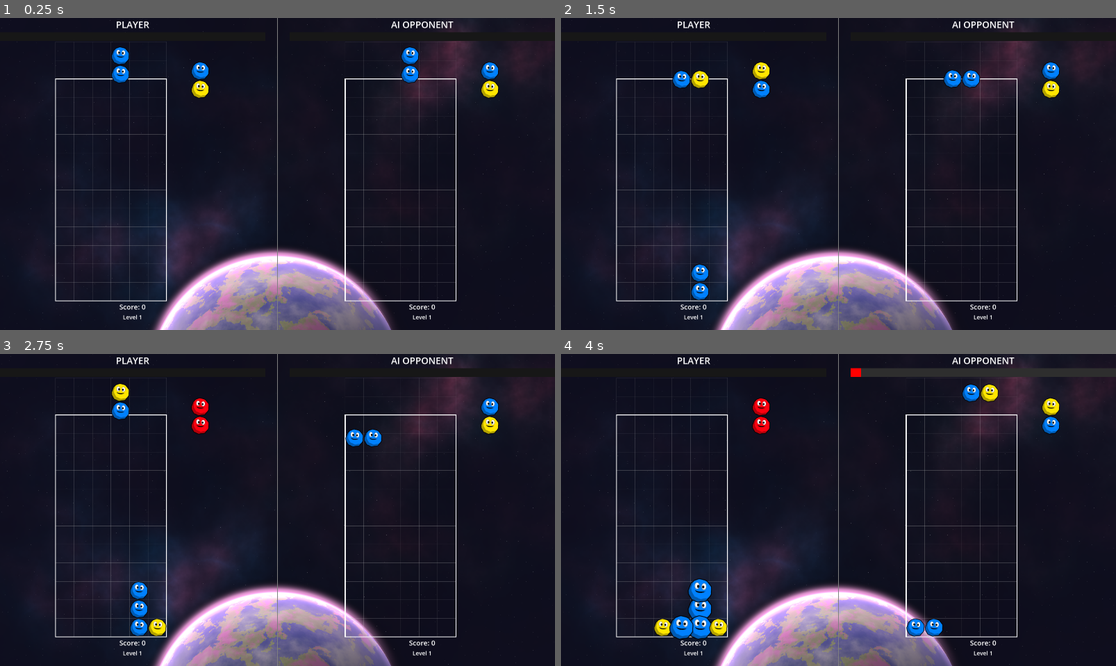
Above: before the commit, frames 1-4 (two rows, left to right).
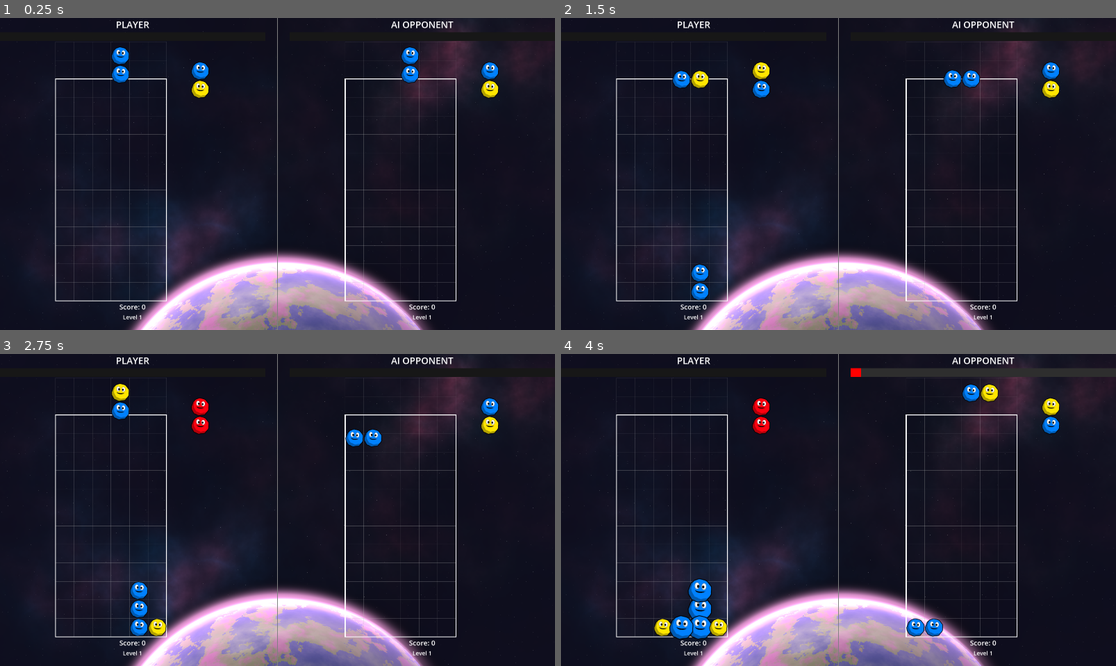
Above: after the commit, the same moments.

Repository: csmallfield/PuyoPuyo
Game: Godot game, scene res://scenes/VSMode.tscn
Two runs of this game, one before a commit and one after it. Both use one fixed random seed, a clock stepped at 60 frames per second and the inputs below. This scene is started directly instead of the project's main scene. The engine's default icon, where the game draws it, is replaced by a stand-in: a white triangle on a blue panel in a dark square.
Inputs (mouse positions are in pixels of both pictures, inside the frame that each line leads up to):
- Up to frame 1 (0.25 s): no input
- Up to frame 2 (1.5 s): move the mouse to (960, 158) at 0.52 s; hold Right (move_right) 0.53-1.28 s; hold Space (fast_drop) 0.53-1.28 s; move the mouse to (727, 189) at 1.27 s; hold Down (move_down) from 1.28 s (still down); tap Up (rotate_piece) at 1.35 s
- Up to frame 3 (2.75 s): move the mouse to (333, 441) at 2.02 s; release Down (move_down) at 2.03 s; hold Right (move_right) from 2.03 s (still down); hold Space (fast_drop) from 2.03 s (still down)
- Up to frame 4 (4 s): move the mouse to (810, 572) at 2.77 s; release Space (fast_drop) at 2.78 s; tap Up (rotate_piece) at 2.85 s; move the mouse to (1005, 556) at 3.52 s; release Right (move_right) at 3.53 s; hold Left (move_left) from 3.53 s (still down); hold Space (fast_drop) from 3.53 s (still down)

The runs differ from the first frame. In frame 1, 8.8% of the frame differs, in the area x 23-78%, y 73-100%; in frame 2, 8.8%; in frame 3, 8.8%; in frame 4, 8.6%.

Commit message:
Added more bomb modes
Added "all bombs" and "line and cross" modes. I tweaked the frequency a bit as well, bombs were too rare in VS mode.

Diff:
--- a/puyopuyo_prototype/scenes/VSMode.tscn
+++ b/puyopuyo_prototype/scenes/VSMode.tscn
@@ -447,8 +447,8 @@
 [node name="planet" type="ColorRect" parent="DynamicBG"]
 z_index = -4
 material = SubResource("ShaderMaterial_wdv0c")
-offset_left = 1461.0
-offset_top = 758.0
-offset_right = 2477.0
-offset_bottom = 1774.0
+offset_left = 1685.0
+offset_top = 753.0
+offset_right = 3111.0
+offset_bottom = 2179.0
 rotation = 1.56438
--- a/puyopuyo_prototype/scripts/GameState.gd
+++ b/puyopuyo_prototype/scripts/GameState.gd
@@ -34,7 +34,7 @@
 var bubble_color = Color.GRAY
 var bomb_color = Color.BLACK
 var bubble_spawn_chance = 0.15
-var bomb_spawn_chance = 0.02
+var bomb_spawn_chance = 0.05
 
 var allow_bubble_pieces = true
 
@@ -143,16 +143,59 @@
 func configure_single_player_mode():
 	allow_bubble_pieces = true
 	bubble_spawn_chance = 0.15
-	bomb_spawn_chance = 0.02
+	bomb_spawn_chance = 0.08
 	bomb_cooldown_pieces = 15
-	bomb_guarantee_pieces = 50
+	bomb_guarantee_pieces = 25
 
 func configure_vs_mode():
 	allow_bubble_pieces = false
 	bubble_spawn_chance = 0.0
-	bomb_spawn_chance = 0.05
-	bomb_cooldown_pieces = 10  # Faster bomb spawning in VS mode
-	bomb_guarantee_pieces = 30
+	bomb_spawn_chance = 0.15
+	bomb_cooldown_pieces = 12  # Faster bomb spawning in VS mode
+	bomb_guarantee_pieces = 20
+
+func set_bomb_mode(mode_index: int):
+	"""Set bomb mode based on cycle index (0-7)"""
+	match mode_index:
+		0:  # No Bombs
+			bomb_scenario = BombScenario.SINGLE
+			current_bomb_type = BombController.BombType.NONE
+		1:  # Color Bomb
+			bomb_scenario = BombScenario.SINGLE
+			current_bomb_type = BombController.BombType.NORMAL
+		2:  # Line Bomb
+			bomb_scenario = BombScenario.SINGLE
+			current_bomb_type = BombController.BombType.LINE
+		3:  # Time Bomb
+			bomb_scenario = BombScenario.SINGLE
+			current_bomb_type = BombController.BombType.TIME
+		4:  # Cross Bomb
+			bomb_scenario = BombScenario.SINGLE
+			current_bomb_type = BombController.BombType.CROSS
+		5:  # Area Bomb
+			bomb_scenario = BombScenario.SINGLE
+			current_bomb_type = BombController.BombType.AREA
+		6:  # All Bombs
+			bomb_scenario = BombScenario.ALL_BOMBS
+			current_bomb_type = BombController.BombType.NORMAL  # Fallback
+		7:  # Line & Cross
+			bomb_scenario = BombScenario.LINE_CROSS
+			current_bomb_type = BombController.BombType.LINE  # Fallback
+
+	print("Bomb mode set to: ", get_bomb_mode_name(mode_index))
+
+func get_bomb_mode_name(mode_index: int) -> String:
+	"""Get display name for bomb mode cycle"""
+	match mode_index:
+		0: return "No Bombs"
+		1: return "Color Bomb"
+		2: return "Line Bomb"
+		3: return "Time Bomb"
+		4: return "Cross Bomb"
+		5: return "Area Bomb"
+		6: return "All Bombs"
+		7: return "Line & Cross"
+		_: return "Unknown"
 
 func set_bomb_scenario(scenario: int):
 	"""Set the bomb scenario for the game session"""
--- a/puyopuyo_prototype/scripts/Main.gd
+++ b/puyopuyo_prototype/scripts/Main.gd
@@ -58,13 +58,33 @@
 	start_new_game()
 
 func _on_change_bomb_type_pressed():
-	var next_type = (GameState.current_bomb_type + 1) % 6
-	GameState.set_bomb_type(next_type)
-	bomb_type_label.text = get_bomb_type_text(GameState.current_bomb_type)
+	# Cycle through 0-7 (8 total options)
+	var current_mode = get_current_bomb_mode_index()
+	var next_mode = (current_mode + 1) % 8
+
+	GameState.set_bomb_mode(next_mode)
+	bomb_type_label.text = get_bomb_type_text(next_mode)
 	AudioManager.play_difficulty_change()
 
-func get_bomb_type_text(bomb_type: int) -> String:
-	return "Bomb Type: " + BombController.get_bomb_type_name(bomb_type)
+func get_current_bomb_mode_index() -> int:
+	"""Get current mode index based on scenario and bomb type"""
+	if GameState.bomb_scenario == GameState.BombScenario.ALL_BOMBS:
+		return 6
+	elif GameState.bomb_scenario == GameState.BombScenario.LINE_CROSS:
+		return 7
+	else:
+		# Single bomb type scenario
+		match GameState.current_bomb_type:
+			BombController.BombType.NONE: return 0
+			BombController.BombType.NORMAL: return 1
+			BombController.BombType.LINE: return 2
+			BombController.BombType.TIME: return 3
+			BombController.BombType.CROSS: return 4
+			BombController.BombType.AREA: return 5
+	return 0
+
+func get_bomb_type_text(mode_index: int) -> String:
+	return "Bomb Type: " + GameState.get_bomb_mode_name(mode_index)
 
 func _input(event):
 	if event.is_action_pressed("restart") and GameState.current_state == GameState.State.GAME_OVER:
--- a/puyopuyo_prototype/scripts/VSMode.gd
+++ b/puyopuyo_prototype/scripts/VSMode.gd
@@ -317,8 +317,8 @@
 		_:
 			return "AI Difficulty: Level 1"
 
-func get_bomb_type_text(bomb_type: int) -> String:
-	return "Bomb Type: " + BombController.get_bomb_type_name(bomb_type)
+func get_bomb_type_text(mode_index: int) -> String:
+	return "Bomb Type: " + GameState.get_bomb_mode_name(mode_index)
 
 func _input(event):
 	# Handle pause
@@ -408,10 +408,30 @@
 	AudioManager.play_difficulty_change()
 
 func _on_change_bomb_type_pressed():
-	var next_type = (GameState.current_bomb_type + 1) % 6
-	GameState.set_bomb_type(next_type)
-	bomb_type_label.text = get_bomb_type_text(GameState.current_bomb_type)
+	# Cycle through 0-7 (8 total options)
+	var current_mode = get_current_bomb_mode_index()
+	var next_mode = (current_mode + 1) % 8
+
+	GameState.set_bomb_mode(next_mode)
+	bomb_type_label.text = get_bomb_type_text(next_mode)
 	AudioManager.play_difficulty_change()
+
+func get_current_bomb_mode_index() -> int:
+	"""Get current mode index based on scenario and bomb type"""
+	if GameState.bomb_scenario == GameState.BombScenario.ALL_BOMBS:
+		return 6
+	elif GameState.bomb_scenario == GameState.BombScenario.LINE_CROSS:
+		return 7
+	else:
+		# Single bomb type scenario
+		match GameState.current_bomb_type:
+			BombController.BombType.NONE: return 0
+			BombController.BombType.NORMAL: return 1
+			BombController.BombType.LINE: return 2
+			BombController.BombType.TIME: return 3
+			BombController.BombType.CROSS: return 4
+			BombController.BombType.AREA: return 5
+	return 0
 
 func _on_player_game_over():
 	if not game_active:
